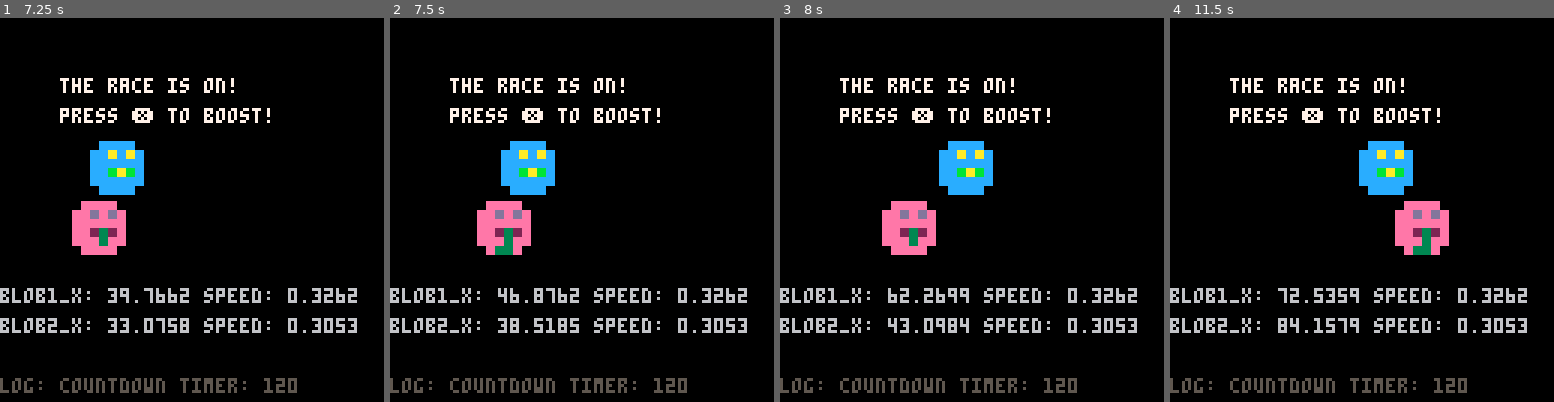
Above: before the commit, frames 1-4 (left to right).
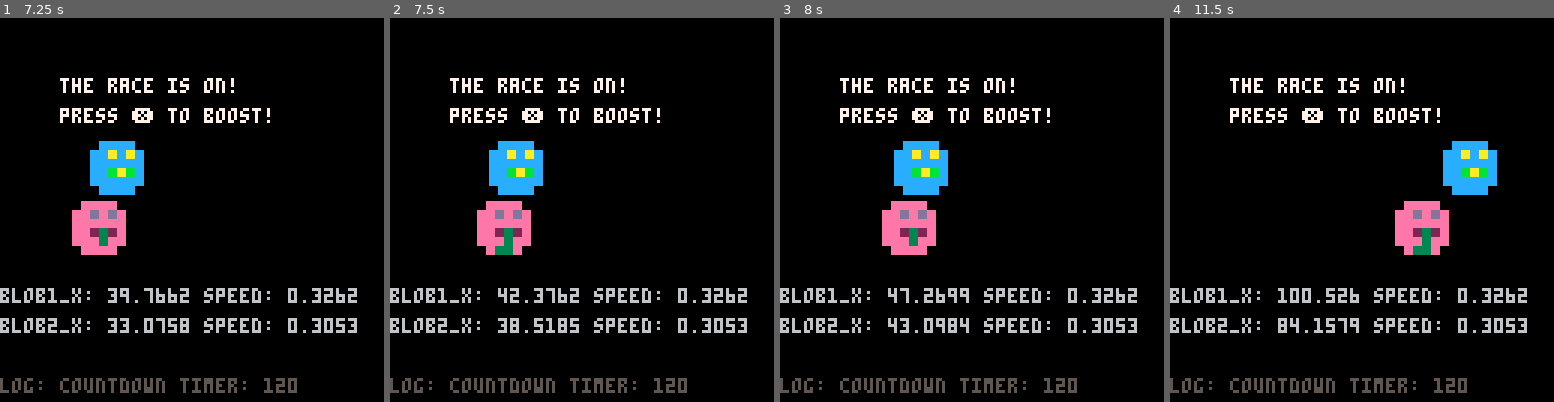
Above: after the commit, the same moments.

Repository: geopet/formula-blob
Game: PICO-8 cartridge blob_race.p8
Two runs of this game, one before a commit and one after it. Both use one fixed random seed, a clock stepped at 60 frames per second and the inputs below.
Inputs:
- Up to frame 1 (7.25 s): tap X (X key) at 0.33, 1.07, 1.85, 2.97, 4.08, 5.2, 6.32 s; tap O (Z key) at 0.7, 1.7, 2.1, 2.5, 2.9, 3.3, 3.7, 4.1, 4.5, 4.9, 5.3, 5.7, 6.1, 6.5, 6.9 s; hold Right 1.6-2.1 s; hold Right 2.47-3.03 s; hold Left 3.08-3.58 s; hold Right 4.02-4.68 s; hold Left 5.08-5.68 s; hold Right 6.08-6.58 s; hold Right 6.63-7.13 s
- Up to frame 2 (7.5 s): tap O (Z key) at 7.3 s; tap X (X key) at 7.43 s
- Up to frame 3 (8 s): hold Right from 7.5 s (still down); tap O (Z key) at 7.7 s
- Up to frame 4 (11.5 s): release Right at 8.07 s; tap O (Z key) every 0.4 s from 8.1 to 11.3 s; hold Left 8.12-8.62 s; tap X (X key) at 8.55, 9.67, 10.78 s; hold Right 9.05-9.72 s; hold Left 10.12-10.72 s; hold Right from 11.12 s (still down)

Frame 1 is identical in both runs. In frame 2, 1.3% of the frame differs, in the area x 25-43%, y 32-74%; in frame 3, 3.1%; in frame 4, 3.8%, in the area x 28-86%, y 32-75%.

Commit message:
fix(opp-boost): check for cooldown
A code review found that there was a bug in the opponent_boost.cooldown
check. This commit fixes that and a typo that's been in here forever.

Diff:
--- a/blob_race.p8
+++ b/blob_race.p8
@@ -5,7 +5,7 @@
 -- by @geopet
 
 function _init()
-    -- inialize things here
+    -- initalize things here
 
     -- logging variables
     logging = true
@@ -146,7 +146,7 @@
             player_boost.active = false
         end
 
-        if (not opponent_boost.active and not opponent_boost.overheating and opponent_boost.cooldown >= 0) then
+        if (not opponent_boost.active and not opponent_boost.overheating and opponent_boost.cooldown == 0) then
             opponent_boost_random = rnd(1)
 
             if (opponent_boost_random < 0.05) then
